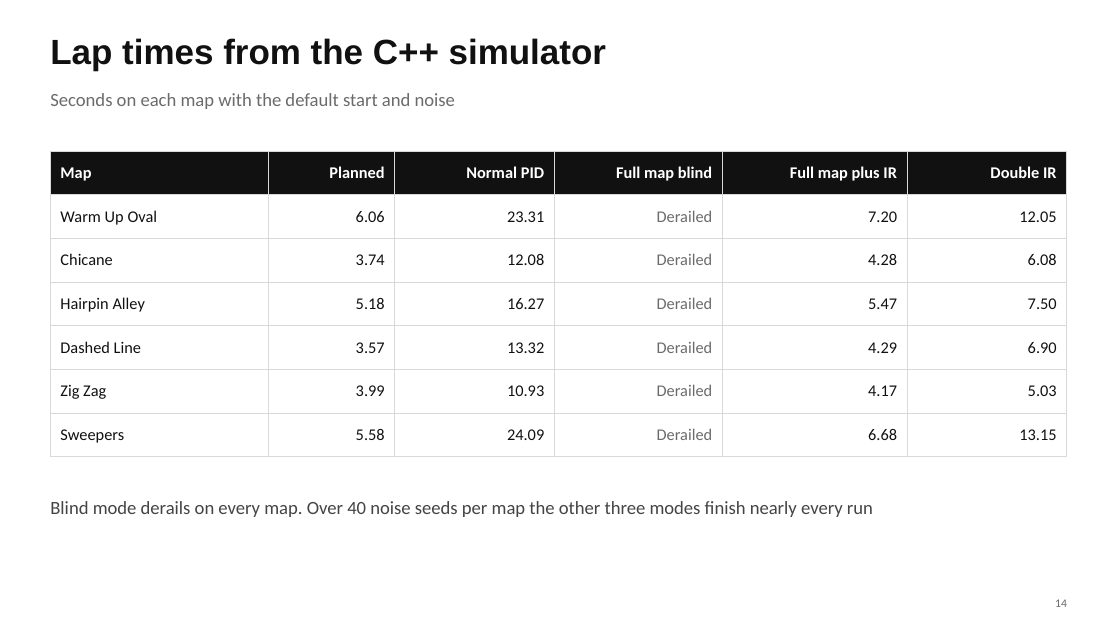
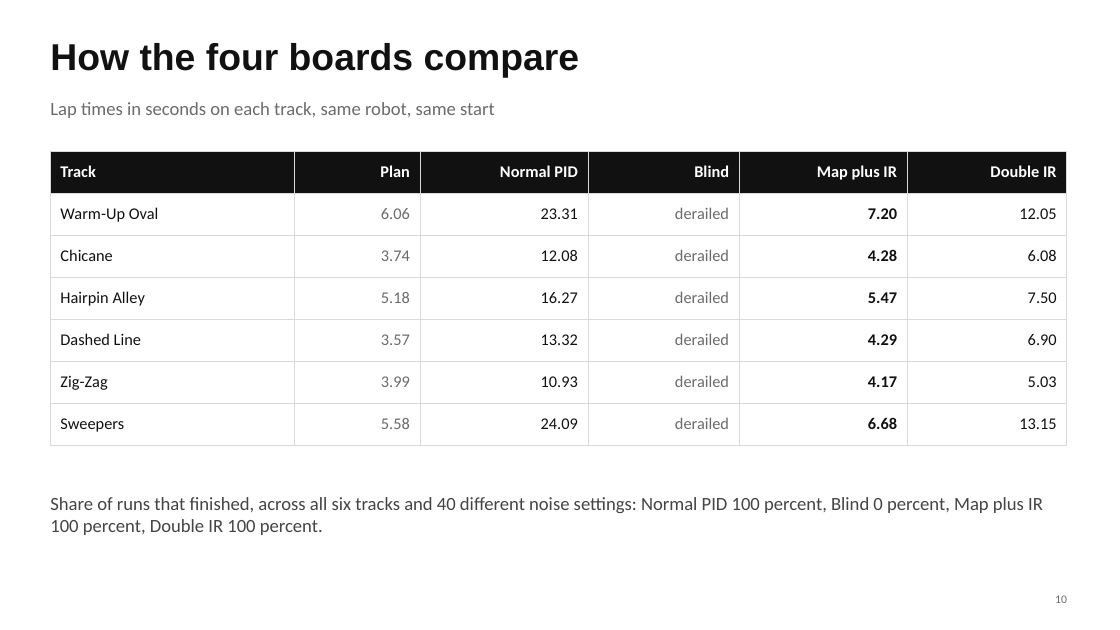
Before and after one commit to Shashanksaraswat123939/mysim, a slide deck: slide 10 of deck/line_follower_blueprint.pptx (slide 14 before the commit). Drawn at 1120x630 pixels with LibreOffice and Linux fonts; fonts in the diff are those of the drawing. Boxes give left, top, right and bottom in pixels: in the first picture for what was removed or moved away, otherwise in the second. Text is boxed around its words. In the diff, an @@ line names an element or a change of style, - is before the commit and + after.

```diff
--- a/deck/line_follower_blueprint.pptx
+++ b/deck/line_follower_blueprint.pptx
@@ title removed at [50, 38, 606, 71] @@
-Lap times from the C++ simulator
@@ title added at [50, 43, 580, 78], 32 pt, text #111111, bold @@
+How the four boards compare
@@ text at [50, 102, 495, 118]: text changed @@
-Seconds on each map with the default start and noise
+Lap times in seconds on each track, same robot, same start
@@ table at [50, 151, 1067, 436] @@
-row 1: Map | Planned | Normal PID | Full map blind | Full map plus IR | Double IR
+row 1: Track | Plan | Normal PID | Blind | Map plus IR | Double IR
-row 2, column 1: Warm Up Oval
+row 2, column 1: Warm-Up Oval
-row 2, column 4: Derailed
+row 2, column 4: derailed
-row 3, column 4: Derailed
+row 3, column 4: derailed
-row 4, column 4: Derailed
+row 4, column 4: derailed
-row 5, column 4: Derailed
+row 5, column 4: derailed
-row 6, column 1: Zig Zag
+row 6, column 1: Zig-Zag
-row 6, column 4: Derailed
+row 6, column 4: derailed
-row 7, column 4: Derailed
+row 7, column 4: derailed
@@ text colour #111111 to #6B6B6B in "6.06", "3.74", "5.18", "3.57" and 2 more places @@
@@ bold on in "7.20", "4.28", "5.47", "4.29" and 2 more places @@
@@ text removed at [50, 501, 873, 517] @@
-Blind mode derails on every map. Over 40 noise seeds per map the other three modes finish nearly every run
@@ text added at [50, 497, 1043, 535], 16 pt, text #444444 @@
+Share of runs that finished, across all six tracks and 40 different noise settings: Normal PID 100 percent, Blind 0 percent, Map plus IR 100 percent, Double IR 100 percent.
@@ page number removed at [1055, 599, 1067, 607] @@
-14
@@ page number added at [1055, 595, 1067, 603], 10 pt, text #6B6B6B @@
+10
```
Also in this commit, not shown: 2 other slides changed, 21 slides added, 14 slides removed, 1 other file.
